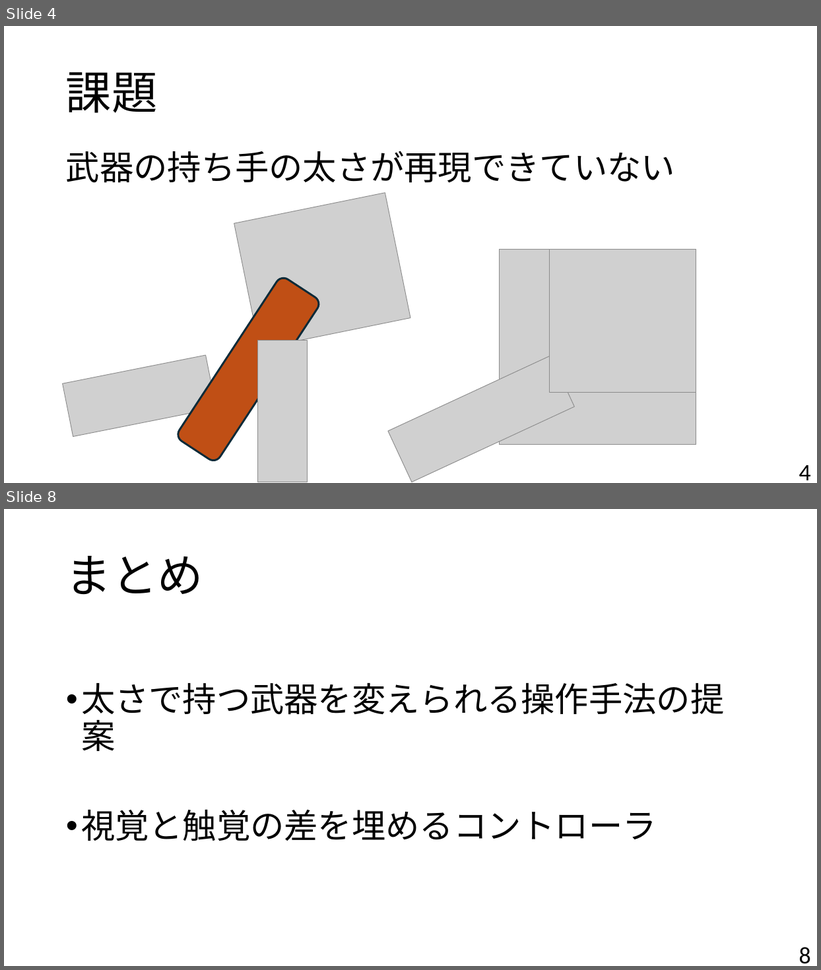
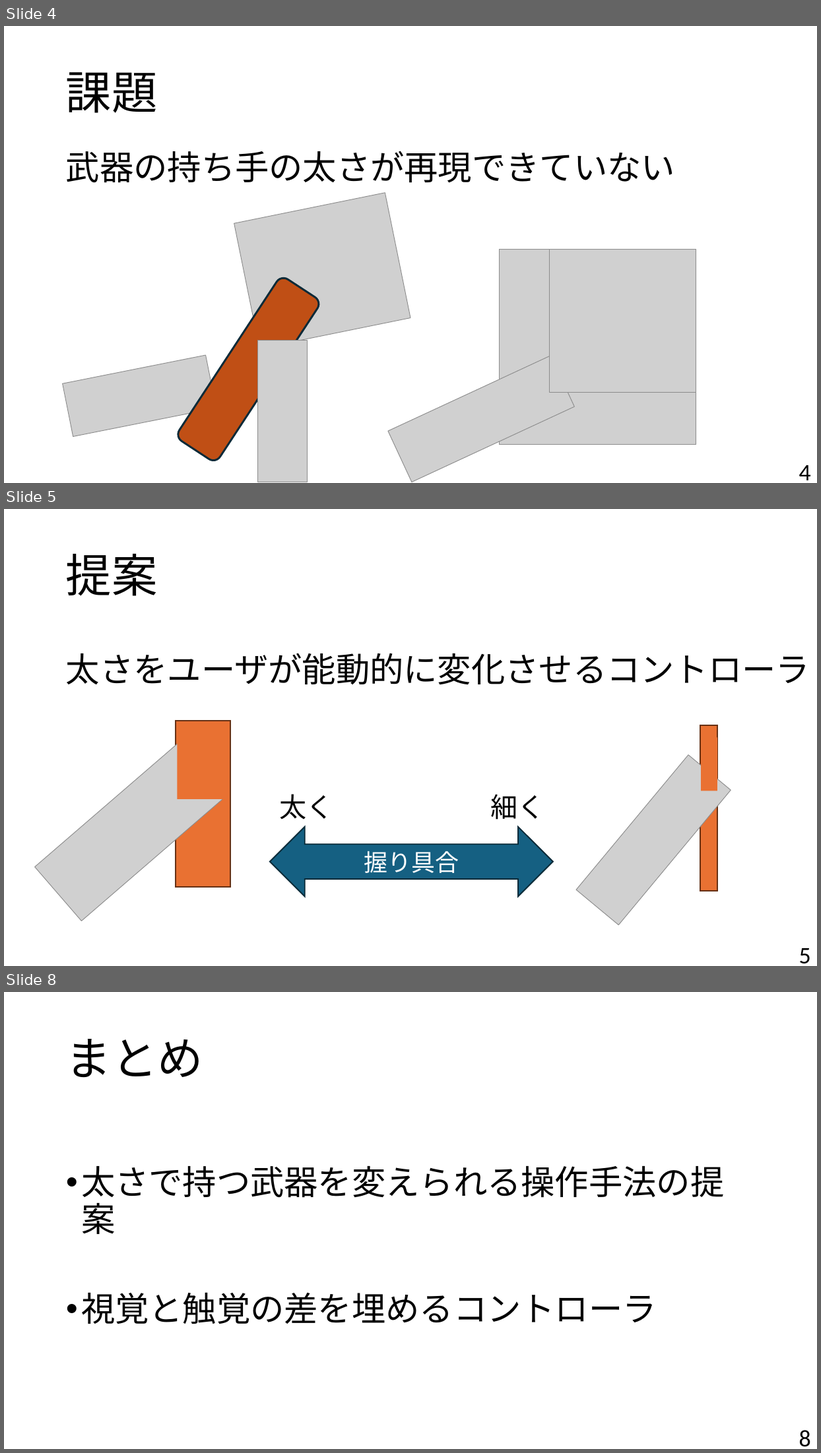
Before and after one commit to hillive/20250807_Chukan_MichitoK, a slide deck: 中間-太さ.pptx. Shown one above the other, each under a label of ours: slides 4 and 8 before the commit, slides 4, 5 and 8 after it; the slides between them are not shown. The pictures are 821x970 and 821x1453 pixels, drawn with LibreOffice and Linux fonts; fonts in the diff are those of the drawing; grey boxes stand for pictures. Boxes give left, top, right and bottom in pixels: in the first picture for what was removed or moved away, otherwise in the second. Text is boxed around its words. In the diff, an @@ line names an element or a change of style, - is before the commit and + after.

```diff
--- a/中間-太さ.pptx
+++ b/中間-太さ.pptx
@@ slide 5 added at box(4, 509, 817, 966), background #FFFFFF @@
@@ title added at box(66, 553, 158, 596), 54 pt, text #000000 @@
+提案
@@ text added at box(66, 653, 810, 685), 40 pt, text #000000 @@
+太さをユーザが能動的に変化させるコントローラ
@@ group added at box(35, 722, 731, 925): 4 rectangles, 2 pictures, 2 texts, 1 left right arrow @@
+握り具合
+太く
+細く
@@ page number added at box(799, 949, 811, 964), 28 pt, text #000000 @@
+5
```
Also in this commit, not shown: 6 slides changed, 3 other slides added, 2 other files.
